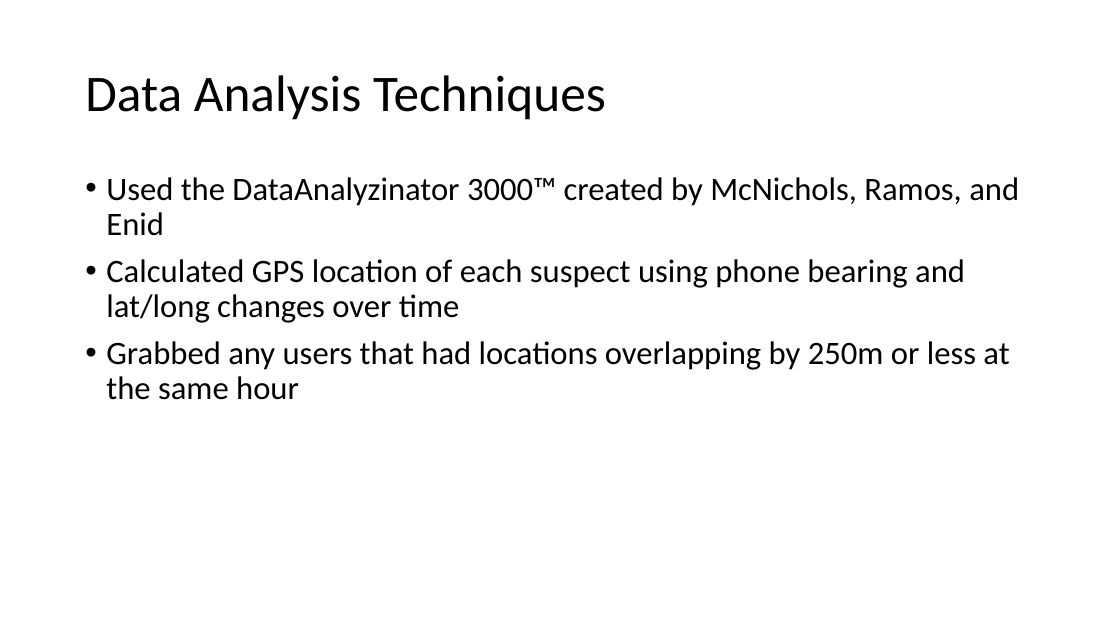
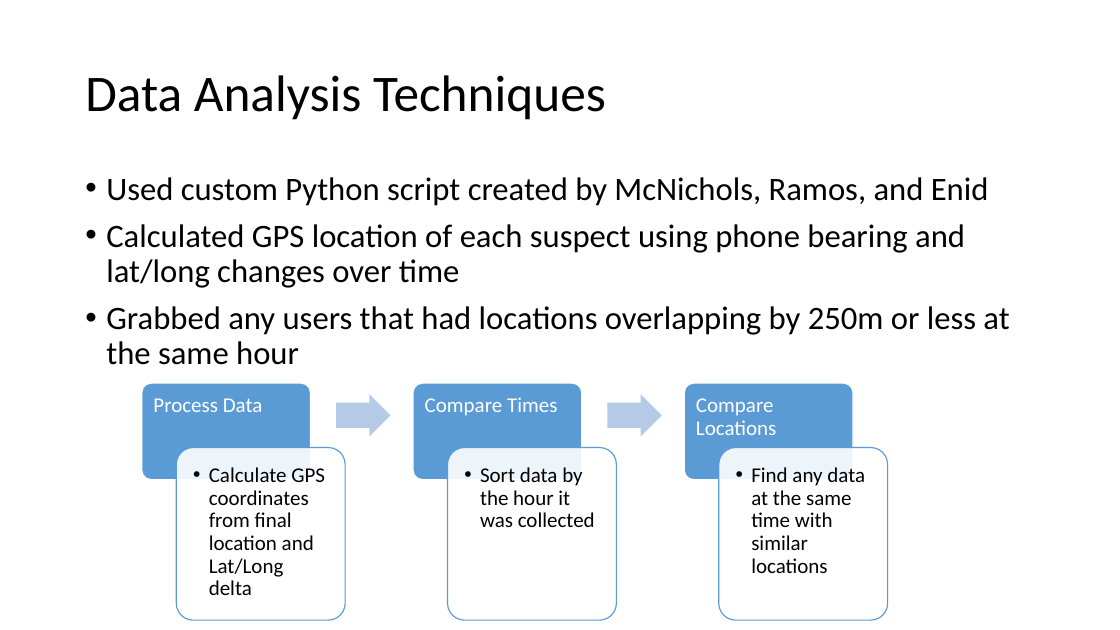
Before and after one commit to ian-mcnichols/CS_480, a slide deck: slide 2 of 480_HW1.pptx. Drawn at 1120x630 pixels with LibreOffice and Linux fonts; fonts in the diff are those of the drawing. Boxes give left, top, right and bottom in pixels: in the first picture for what was removed or moved away, otherwise in the second. Text is boxed around its words. In the diff, an @@ line names an element or a change of style, - is before the commit and + after.

```diff
--- a/480_HW1.pptx
+++ b/480_HW1.pptx
@@ text at (106,177,989,206): text changed @@
-• Used the DataAnalyzinator 3000™ created by McNichols, Ramos, and Enid
+• Used custom Python script created by McNichols, Ramos, and Enid
@@ group added at (142,383,888,621): 6 rounded rectangles, 6 texts, 2 right arrows @@
+Process Data
+  •• Calculate GPS coordinates from final location and Lat/Long delta
+Compare Times
+  •• Sort data by the hour it was collected
+Compare Locations
+  •• Find any data at the same time with similar locations
```
Also in this commit, not shown: 4 other slides changed.
